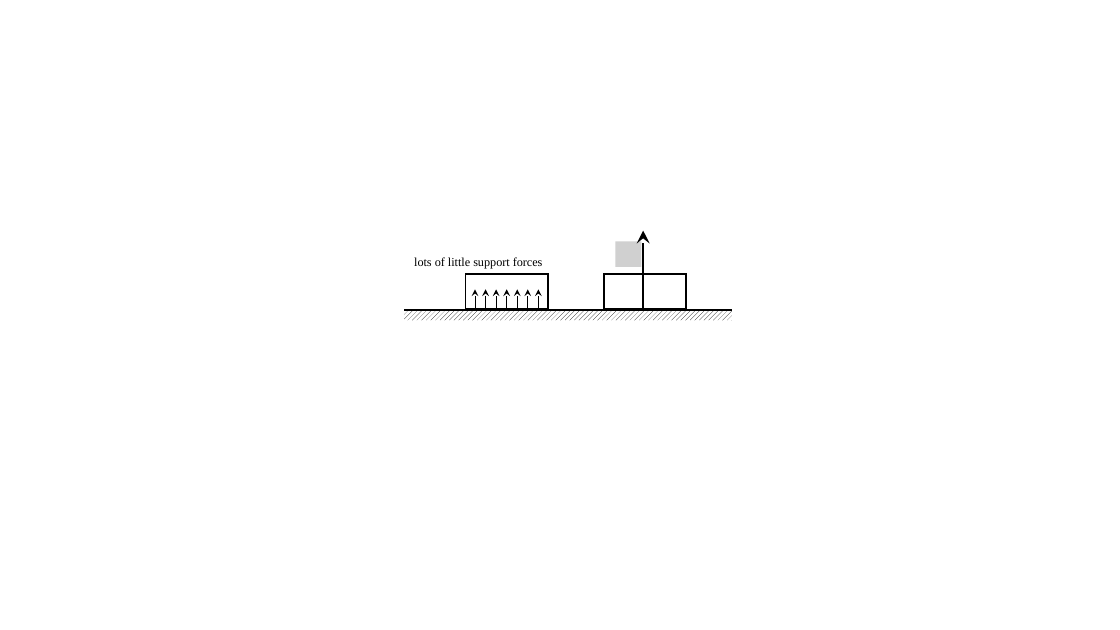
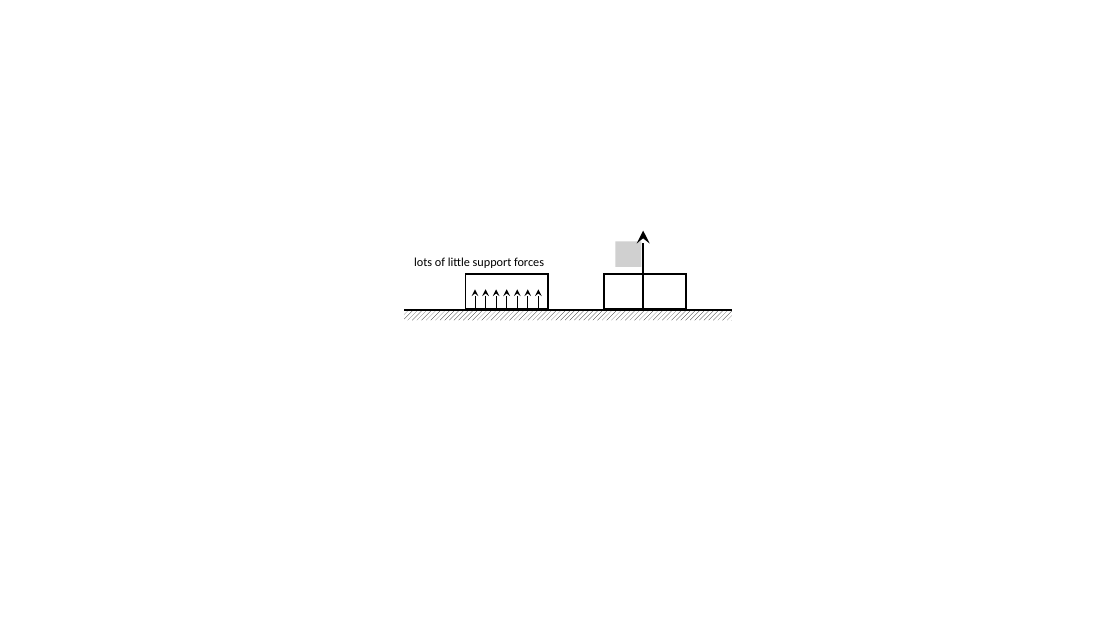
Before and after one commit to RichmondPhysics/131, a slide deck: slide 1 of StudentGuideModule1/friction/normal_forces.pptx. Drawn at 1120x630 pixels with LibreOffice and Linux fonts; fonts in the diff are those of the drawing; grey boxes stand for pictures. Boxes give left, top, right and bottom in pixels: in the first picture for what was removed or moved away, otherwise in the second. Text is boxed around its words. In the diff, an @@ line names an element or a change of style, - is before the commit and + after.

```diff
--- a/StudentGuideModule1/friction/normal_forces.pptx
+++ b/StudentGuideModule1/friction/normal_forces.pptx
@@ text "lots of little support forces" at (414, 257, 544, 268): font Times New Roman to Calibri @@
```
